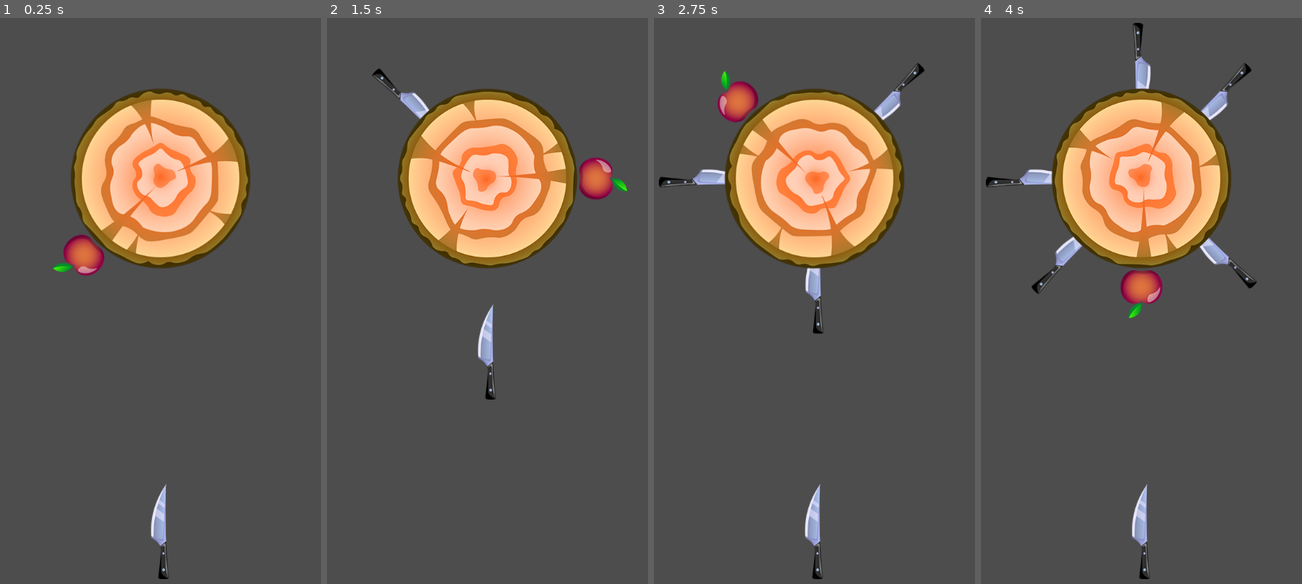
Above: before the commit, frames 1-4 (left to right).
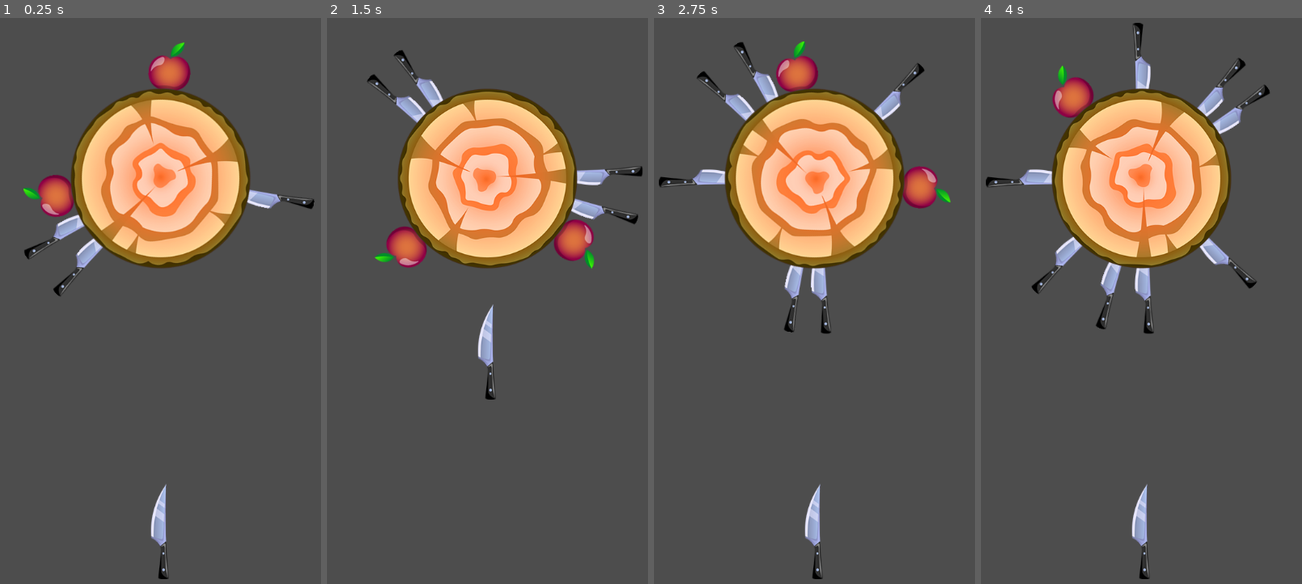
Above: after the commit, the same moments.

Repository: Alex-Grigorovich/Knife-Game
Game: Godot game, scene res://scenes/game.tscn
Two runs of this game, one before a commit and one after it. Both use one fixed random seed, a clock stepped at 60 frames per second and the inputs below. The project has no main scene, so this scene is started directly.
Inputs (mouse positions are in pixels of both pictures, inside the frame that each line leads up to):
- Up to frame 1 (0.25 s): no input
- Up to frame 2 (1.5 s): move the mouse to (583, 278) at 0.52 s; click (583, 278) at 0.67 s; move the mouse to (404, 340) at 1.27 s; click (404, 340) at 1.42 s
- Up to frame 3 (2.75 s): move the mouse to (859, 165) at 2.02 s; click (859, 165) at 2.17 s
- Up to frame 4 (4 s): move the mouse to (1122, 436) at 2.77 s; click (1122, 436) at 2.92 s; move the mouse to (1273, 408) at 3.52 s; click (1273, 408) at 3.67 s

The runs differ from the first frame. In frame 1, 3.0% of the frame differs, in the area x 7-98%, y 4-50%; in frame 2, 3.5%; in frame 3, 3.5%, in the area x 13-93%, y 4-56%; in frame 4, 2.8%.

Commit message:
Add generation apples and knifes.
Add generation apples and knifes.

Diff:
--- /dev/null
+++ b/core/globals.gd
@@ -0,0 +1,7 @@
+extends Node
+
+var rng := RandomNumberGenerator.new()
+
+func _ready():
+	rng.randomize()
+	print_debug(rng.seed)
--- a/elements/Targets/target.tscn
+++ b/elements/Targets/target.tscn
@@ -1,8 +1,7 @@
-[gd_scene load_steps=5 format=3 uid="uid://dkr1glujhk86t"]
+[gd_scene load_steps=4 format=3 uid="uid://dkr1glujhk86t"]
 
 [ext_resource type="Texture2D" uid="uid://cy61tdinvfpay" path="res://assets/target1.png" id="1_ax715"]
 [ext_resource type="Script" path="res://scripts/target.gd" id="1_n7ds5"]
-[ext_resource type="PackedScene" uid="uid://0cs0bhi7mmdy" path="res://elements/apple.tscn" id="3_a6na7"]
 
 [sub_resource type="CircleShape2D" id="CircleShape2D_72yih"]
 radius = 155.003
@@ -20,6 +19,3 @@
 
 [node name="ItemsContainer" type="Node2D" parent="."]
 show_behind_parent = true
-
-[node name="Apple" parent="ItemsContainer" instance=ExtResource("3_a6na7")]
-position = Vector2(0, 180)
--- a/project.godot
+++ b/project.godot
@@ -13,6 +13,10 @@
 config/name="godot4-mobile-game-course"
 config/features=PackedStringArray("4.0", "Mobile")
 config/icon="res://assets/target5.png"
+
+[autoload]
+
+Globals="*res://core/globals.gd"
 
 [display]
 
--- a/scripts/target.gd
+++ b/scripts/target.gd
@@ -2,15 +2,56 @@
 class_name Target
 
 var speed := PI
+const GENERATION_LIMIT := 10
 const KNIFE_POSITION = Vector2(0, 180)
+const APLLE_POSITION = Vector2(0, 176)
+const OBJECT_MARGIN = PI / 6
+
+
 @onready var items_container := $ItemsContainer
 
+var knife_scene : PackedScene = load("res://elements/knife.tscn")
+var apple_scene : PackedScene = load("res://elements/apple.tscn")
 
 func _physics_process(delta):
 	rotation += speed * delta
+
+func _ready():
+	add_default_items(3, 2)
 
 func add_object_with_pivot(object: Node2D, object_rotation :float):
 	var pivot := Node2D.new()
 	pivot.rotation = object_rotation
 	pivot.add_child(object)
 	items_container.add_child(pivot)
+
+func add_default_items(knives: int, apples: int):
+	var occupied_rotations := []
+	for i in range(knives):
+		var pivot_rotation = get_free_random_locations(occupied_rotations)
+		if pivot_rotation == null:
+			return
+		occupied_rotations.append(pivot_rotation)
+		var knife = knife_scene.instantiate()
+		knife.position = KNIFE_POSITION
+		add_object_with_pivot(knife, pivot_rotation)
+
+	for i in range(apples):
+		var pivot_rotation = get_free_random_locations(occupied_rotations)
+		if pivot_rotation == null:
+			return
+		occupied_rotations.append(pivot_rotation)
+		var apple = apple_scene.instantiate()
+		apple.position = APLLE_POSITION
+		add_object_with_pivot(apple, pivot_rotation)
+
+func get_free_random_locations(occupied_rotations: Array, generation_attempts = 0):
+	if generation_attempts >= GENERATION_LIMIT:
+		return null
+	var random_rotation = Globals.rng.randf_range(0, PI * 2)
+
+	for occupied in occupied_rotations:
+		if random_rotation <= occupied + OBJECT_MARGIN / 2.0 and  random_rotation >= occupied - OBJECT_MARGIN / 2.0:
+			return get_free_random_locations(occupied_rotations)
+
+	return random_rotation
